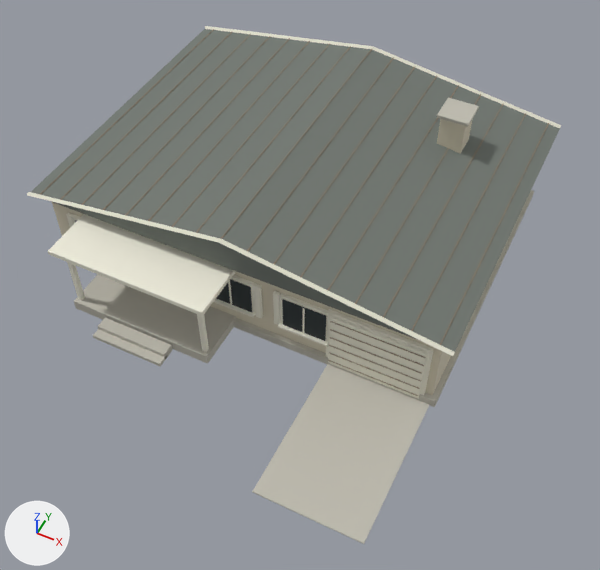
The glTF model apps/browser/public/assets/house-1.glb: old version first, new version second.
Both versions are drawn from a 50 mm lens placed at (11.3, -23.1, 25.0), pointed at (1.8, -4.1, 1.2). Lighting does not change. The marker at lower left points along +X, +Y and +Z. The older version comes first. Where no turn or scale is listed for an object, it has been applied to the vertices. Vertices at exactly the same position are counted once.

The scene before the commit, as lines of its bpy script (objects in view):
```python
me_cone_004 = bpy.data.meshes.new('Cone.004')
me_cone_004.from_pydata(...)  # 248 vertices, 396 faces; spans x -4.3..12.8, y -1.9..13.2, z -4.3..0.7
me_cone_004.materials.append(mat_ivory)  # white #efecdb
me_cube_056 = bpy.data.meshes.new('Cube.056')
me_cube_056.from_pydata(...)  # 48 vertices, 72 faces; spans x -8.2..8.2, y -12.0..6.2, z -0.2..5.5
me_cube_056.materials.append(mat_concrete)  # light grey #bfbcaf
me_cube_057 = bpy.data.meshes.new('Cube.057')
me_cube_057.from_pydata(...)  # a box spanning x -8.0..8.0, y -6.0..6.0, z -1.8..1.8; a box spanning x 4.5..5.5, y 2.5..3.5, z 1.6..3.6
me_cube_057.materials.append(mat_stucco)  # pale yellow #ddd4bd
me_cube_058 = bpy.data.meshes.new('Cube.058')
me_cube_058.from_pydata(...)  # 184 vertices, 276 faces; spans x 0.0..16.0, y -6.5..6.5, z -3.5..1.2
me_cube_058.materials.append(mat_wood)  # brown #8e7c65
me_gable_001 = bpy.data.meshes.new('gable.001')
me_gable_001.from_pydata([(-8.5, -6.5, 3.7), (8.5, -6.5, 3.7), (0.0, -6.5, 5.0), (-8.5, 6.5, 3.7), (8.5, 6.5, 3.7), (0.0, 6.5, 5.0)], [], [(0, 1, 2), (3, 5, 4), (0, 2, 5), (0, 5, 3), (2, 1, 4), (2, 4, 5)])
me_gable_001.materials.append(mat_shingle)  # grey #6f766f
ob_concrete = bpy.data.objects.new('concrete', me_cube_056)
ob_concrete.location = (0.0, 0.0, 0.18)
ob_ivory = bpy.data.objects.new('ivory', me_cone_004)
ob_ivory.location = (-4.25, -6.53, 4.35)
ob_shingle = bpy.data.objects.new('shingle', me_gable_001)
ob_shingle.location = (0.0, 0.0, 0.0)
ob_stucco = bpy.data.objects.new('stucco', me_cube_057)
ob_stucco.location = (0.0, 0.0, 1.95)
ob_wood = bpy.data.objects.new('wood', me_cube_058)
ob_wood.location = (-8.0, 0.0, 3.79)
# also in view: 'rubber' at (-1.5, -6.2, 2.0)
```
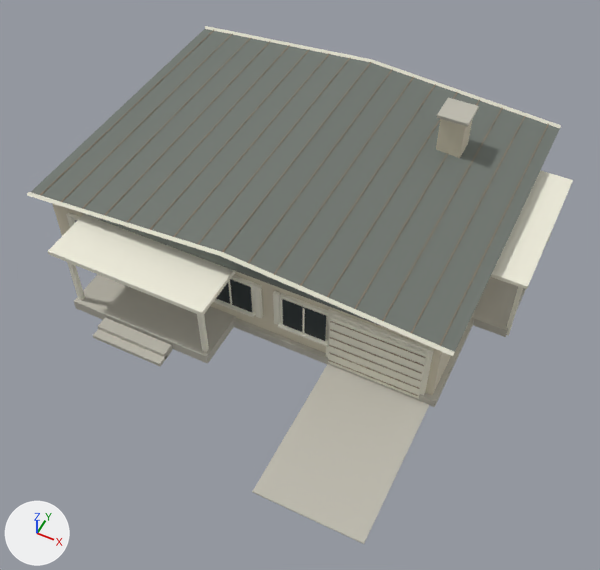
Where the newer file only moved an object's origin or applied its transform, the numbers keep the older frame.

What differs and where, as boxes [x1, y1, x2, y2] in the pictures (600 x 570 px; the box of a moved part takes in the faces that stretch with it):
'concrete', reshaped: before [74, 98, 534, 544]; after [74, 98, 526, 544]
'ivory', reshaped: before [27, 26, 562, 399]; after [27, 26, 573, 399]
'wood', moved: before [40, 29, 549, 396]; after [40, 30, 549, 396]
part 1 of me_cube_056, added: after [471, 277, 526, 337]
part 2 of me_gable_001, moved or reshaped: before [32, 29, 556, 350]; after [32, 30, 556, 350]
part 3 of me_cone_004, added: after [490, 170, 573, 289]
part 4 of me_cone_004, added (mostly hidden): after [506, 286, 523, 336]
part 5 of me_cone_004, moved or reshaped: before [27, 192, 455, 356]; after [27, 192, 454, 356]
part 6 of me_cone_004, moved or reshaped: before [205, 26, 562, 128]; after [205, 26, 561, 128]

The change, as a list of edits to the scene's bpy script:
```text
Change me_cube_056:
    used by ob_concrete; location = (0.0, 0.0, 0.18)
    remove me_cube_056.from_pydata(...)  # 48 vertices, 72 faces; spans x -8.2..8.2, y -12.0..6.2, z -0.2..5.5
    add me_cube_056.from_pydata(...)  # 56 vertices, 84 faces; spans x -8.2..9.5, y -12.0..6.2, z -0.2..5.5
    me_cube_056 part 1: a new loose piece, a box spanning x 7.5..9.5, y -2.0..4.0, z -0.18..0.22, in mat_concrete (light grey #bfbcaf)
Change me_gable_001:
    used by ob_shingle; location = (0.0, 0.0, 0.0)
    remove me_gable_001.from_pydata(...)  # 6 vertices, 6 faces; spans x -8.5..8.5, y -6.5..6.5, z 3.7..5.0
    add me_gable_001.from_pydata(...)  # 6 vertices, 6 faces; spans x -8.5..8.5, y -6.5..6.5, z 3.7..4.3
    me_gable_001 part 2: the whole mesh is scaled about its middle by (1, 1, 0.5), then moved by (0.0, 0.0, -0.3)
Change me_cone_004:
    used by ob_ivory; location = (-4.25, -6.53, 4.35)
    remove me_cone_004.from_pydata(...)  # 248 vertices, 396 faces; spans x -4.3..12.8, y -1.9..13.2, z -4.3..0.7
    add me_cone_004.from_pydata(...)  # 272 vertices, 432 faces; spans x -4.3..14.0, y -1.9..13.2, z -4.3..0.1
    me_cone_004 part 3: a new loose piece, a box spanning x 11.5..14.0, y 4.38..10.68, z -1.32..-1.17, in mat_ivory (white #efecdb)
    me_cone_004 part 4: a new loose piece, a box spanning x 13.67..13.83, y 4.65..4.81, z -4.35..-1.35, in mat_ivory (white #efecdb)
    me_cone_004 part 5: 8 vertices moved from x 4.2..4.3, y -0.1..0.1, z 0.6..0.7 to x 4.2..4.3, y -0.1..0.1, z -0.1..0.1
    me_cone_004 part 6: 8 vertices moved from x 4.2..4.3, y 13.0..13.2, z 0.6..0.7 to x 4.2..4.3, y 13.0..13.2, z -0.1..0.1
    other edits to the shape of me_cone_004 do not show in these pictures
Change ob_wood:
    ob_wood.location: (-8.0, 0.0, 3.79) -> (-8.0, 0.0, 3.75)
```
